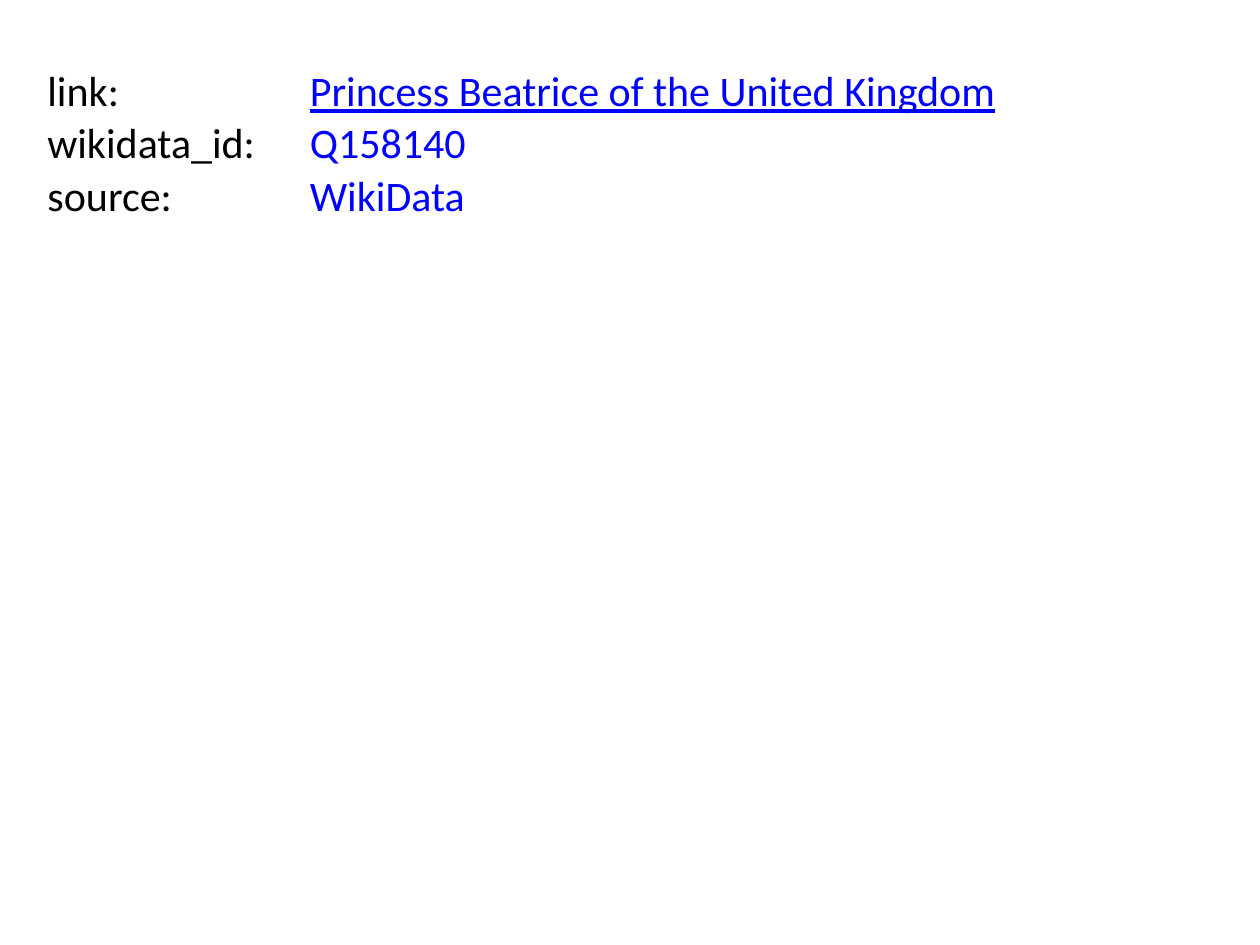
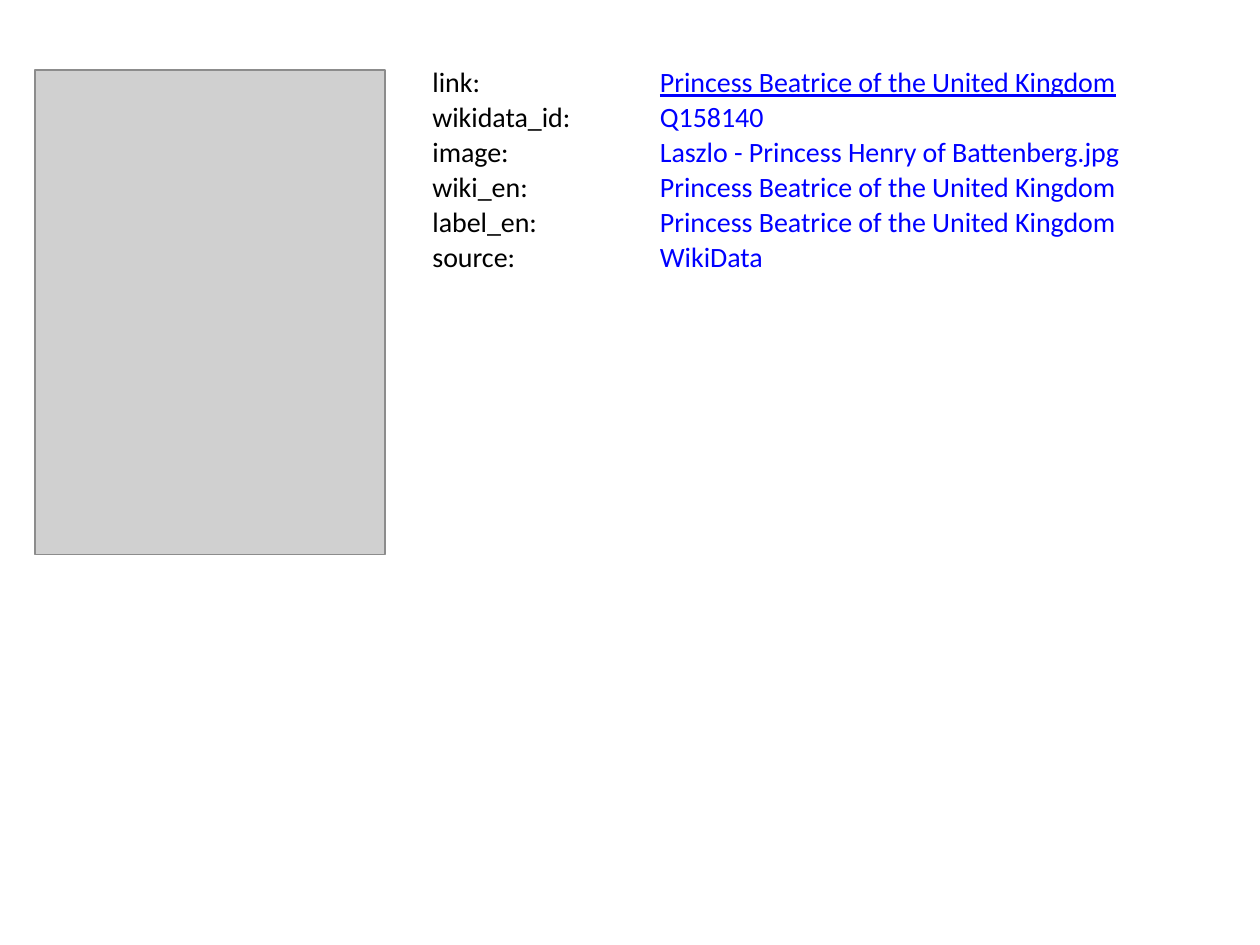
Before and after one commit to BITPlan/com.bitplan.simplegraph, a slide deck: slide 10 of QueenVictoria.pptx. Drawn at 1260x945 pixels with LibreOffice and Linux fonts; fonts in the diff are those of the drawing; grey boxes stand for pictures. Boxes give left, top, right and bottom in pixels: in the first picture for what was removed or moved away, otherwise in the second. Text is boxed around its words. In the diff, an @@ line names an element or a change of style, - is before the commit and + after.

```diff
--- a/QueenVictoria.pptx
+++ b/QueenVictoria.pptx
@@ text "link:": place and size @@
-text "link:" at box(47, 76, 119, 107)
+text "link:" at box(432, 72, 480, 92)
@@ text "Princess Beatrice of the United ...": place and size @@
-text "Princess Beatrice of the United ..." at box(310, 76, 995, 114)
+text "Princess Beatrice of the United ..." at box(660, 72, 1115, 97)
@@ picture added at box(35, 71, 386, 556) @@
@@ text "wikidata_id:": place and size @@
-text "wikidata_id:" at box(47, 128, 255, 164)
+text "wikidata_id:" at box(432, 107, 570, 131)
@@ text "Q158140": place and size @@
-text "Q158140" at box(310, 129, 466, 164)
+text "Q158140" at box(660, 108, 764, 131)
@@ text added at box(432, 142, 508, 167), 16 pt, text #000000 @@
+image:
@@ text added at box(660, 142, 1119, 167), 16 pt, text #0000FF @@
+Laszlo - Princess Henry of Battenberg.jpg
@@ text added at box(432, 177, 537, 236), 16 pt, text #000000 @@
+wiki_en:
@@ text added at box(432, 177, 527, 201), 16 pt, text #000000 @@
+label_en:
@@ text added at box(660, 177, 1115, 202), 16 pt, text #0000FF @@
+Princess Beatrice of the United Kingdom
@@ size 24 to 16 pt in 6 elements at box(660, 72, 1115, 97), box(432, 72, 480, 92), box(660, 108, 764, 131), box(660, 247, 763, 268), box(432, 107, 570, 131), box(432, 253, 515, 268) @@
@@ text "source:": place and size @@
-text "source:" at box(47, 190, 171, 212)
+text "source:" at box(432, 253, 515, 268)
@@ text "WikiData": place and size @@
-text "WikiData" at box(310, 181, 465, 212)
+text "WikiData" at box(660, 247, 763, 268)
@@ text added at box(660, 212, 1115, 237), 16 pt, text #0000FF @@
+Princess Beatrice of the United Kingdom
```
Also in this commit, not shown: 9 other slides changed, 7 other files.
